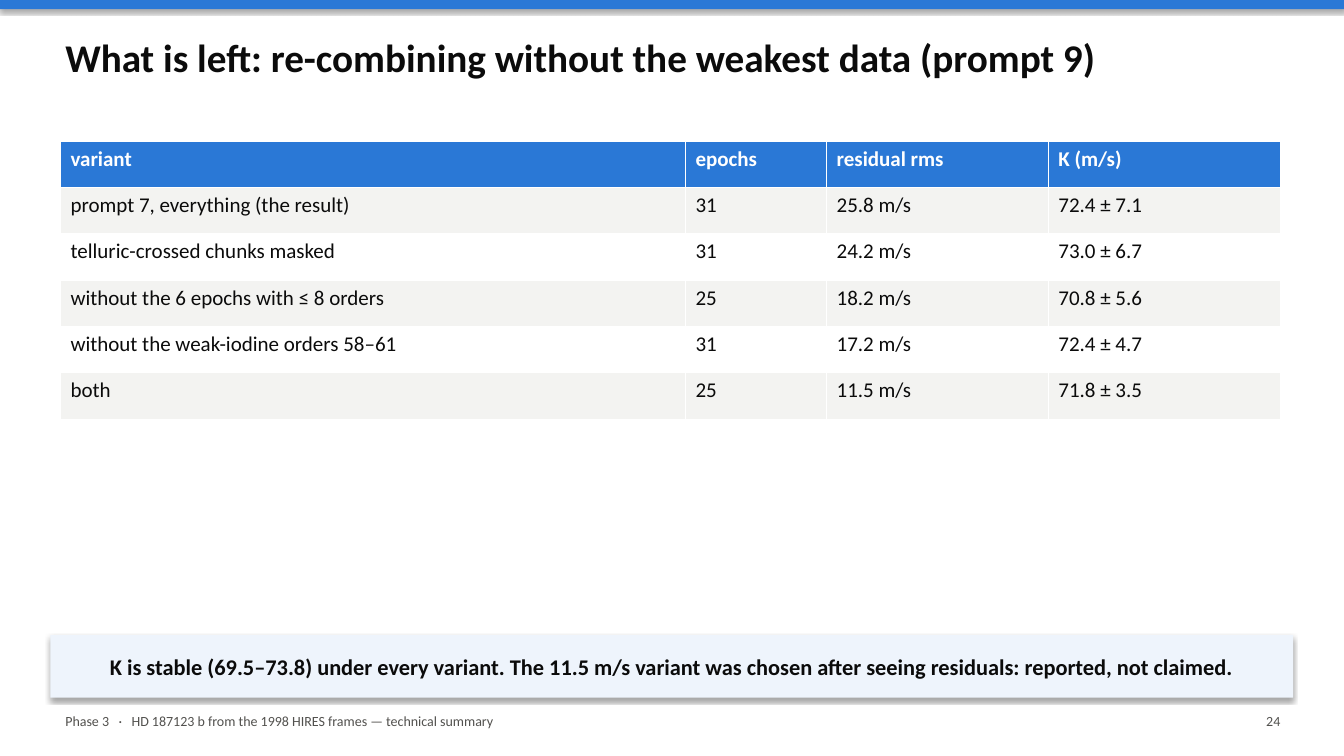
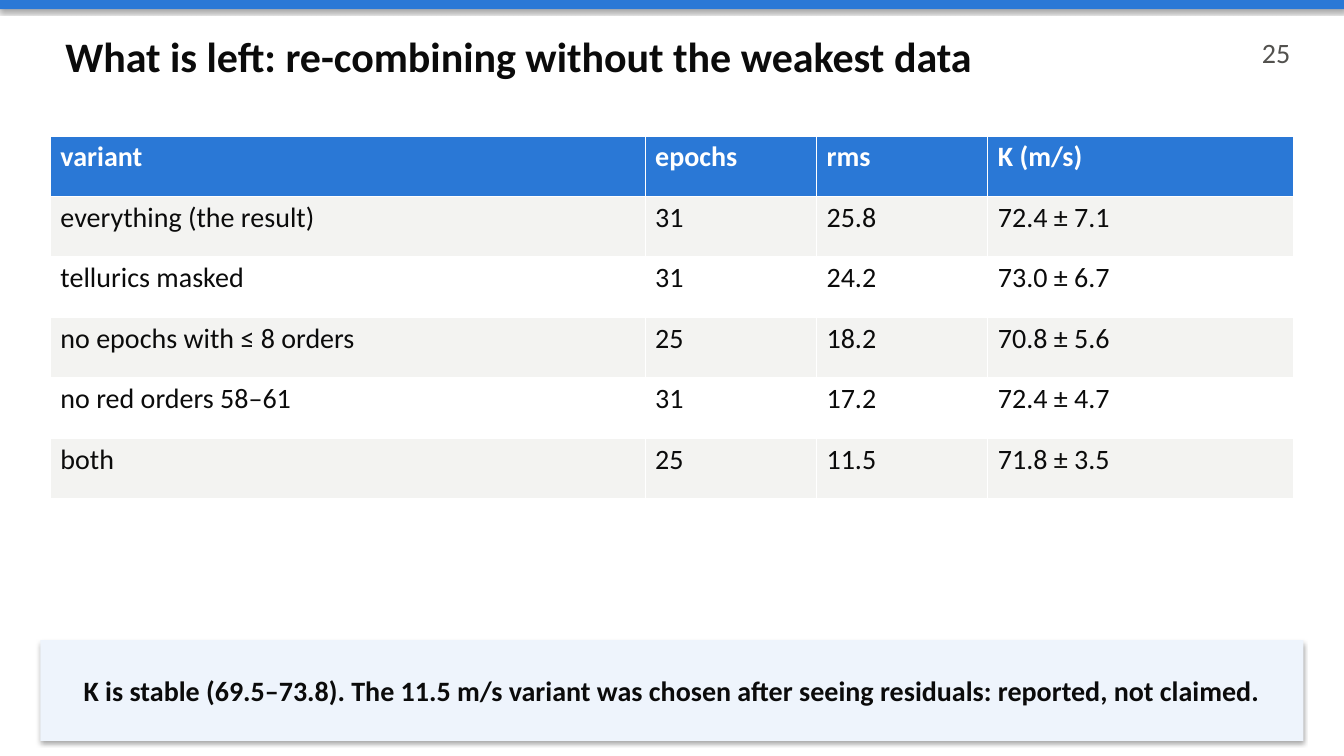
Before and after one commit to pypeit/first-hires-exoplanet, a slide deck: slide 25 of docs/slides/technical_summary.pptx (slide 24 before the commit). Drawn at 1344x756 pixels with LibreOffice and Linux fonts; fonts in the diff are those of the drawing. Boxes give left, top, right and bottom in pixels: in the first picture for what was removed or moved away, otherwise in the second. Text is boxed around its words. In the diff, an @@ line names an element or a change of style, - is before the commit and + after.

```diff
--- a/docs/slides/technical_summary.pptx
+++ b/docs/slides/technical_summary.pptx
@@ text at (65, 42, 972, 79): text changed; size 28 to 30 pt @@
-What is left: re-combining without the weakest data (prompt 9)
+What is left: re-combining without the weakest data
@@ text added at (1262, 45, 1290, 63), 20 pt, text #52514E @@
+25
@@ table at (50, 136, 1294, 499) @@
-row 1, column 3: residual rms
+row 1, column 3: rms
-row 2, column 1: prompt 7, everything (the result)
+row 2, column 1: everything (the result)
-row 2, column 3: 25.8 m/s
+row 2, column 3: 25.8
-row 3, column 1: telluric-crossed chunks masked
+row 3, column 1: tellurics masked
-row 3, column 3: 24.2 m/s
+row 3, column 3: 24.2
-row 4, column 1: without the 6 epochs with ≤ 8 orders
+row 4, column 1: no epochs with ≤ 8 orders
-row 4, column 3: 18.2 m/s
+row 4, column 3: 18.2
-row 5, column 1: without the weak-iodine orders 58–61
+row 5, column 1: no red orders 58–61
-row 5, column 3: 17.2 m/s
+row 5, column 3: 17.2
-row 6, column 3: 11.5 m/s
+row 6, column 3: 11.5
@@ size 15 to 20 pt in "variant", "epochs", "K (m/s)", "31" and 10 more places @@
@@ table: place and size @@
-table at (60, 141, 1280, 419)
+table at (50, 136, 1294, 499)
@@ rectangle "K is stable (69.5–73.8). The ...": place and size @@
-rectangle "K is stable (69.5–73.8). The ..." at (50, 635, 1294, 698)
+rectangle "K is stable (69.5–73.8). The ..." at (40, 640, 1304, 741)
@@ text in rectangle at (84, 680, 1259, 706): text changed; size 16 to 20 pt @@
-K is stable (69.5–73.8) under every variant. The 11.5 m/s variant was chosen after seeing residuals: reported, not claimed.
+K is stable (69.5–73.8). The 11.5 m/s variant was chosen after seeing residuals: reported, not claimed.
@@ text removed at (65, 716, 493, 728) @@
-Phase 3 · HD 187123 b from the 1998 HIRES frames — technical summary
@@ text removed at (1266, 717, 1280, 726) @@
-24
```
Also in this commit, not shown: 26 other slides changed, 3 slides added, 1 slide removed, 2 other files.
